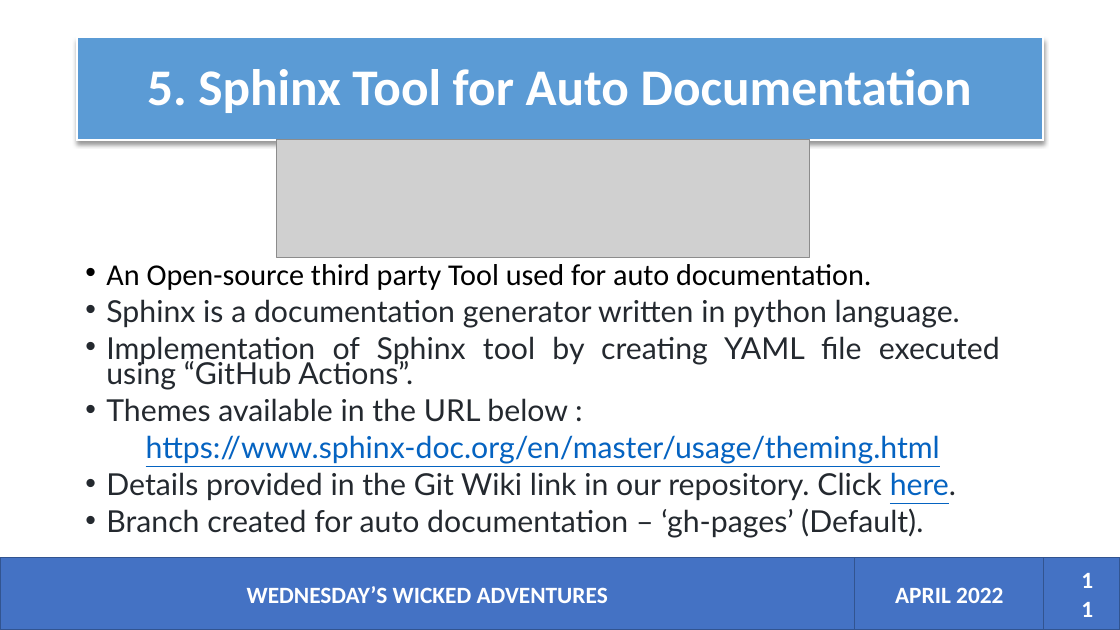
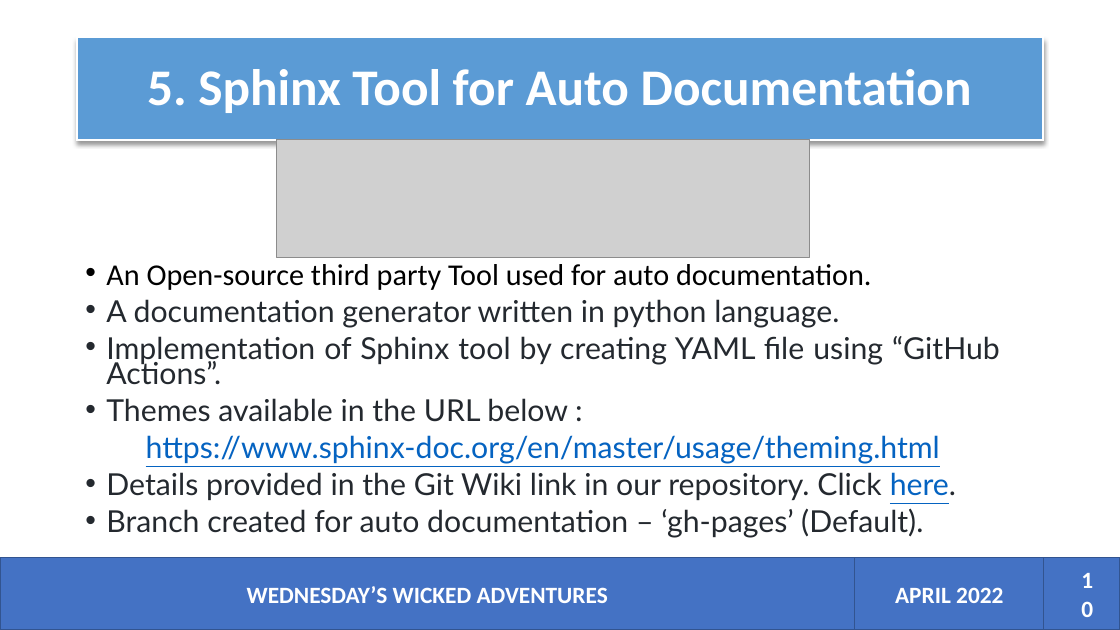
Before and after one commit to devopslecturer/awmsc2022, a slide deck: slide 10 of Wicked Adventures.pptx (slide 11 before the commit). Drawn at 1120x630 pixels with LibreOffice and Linux fonts; fonts in the diff are those of the drawing; grey boxes stand for pictures. Boxes give left, top, right and bottom in pixels: in the first picture for what was removed or moved away, otherwise in the second. Text is boxed around its words. In the diff, an @@ line names an element or a change of style, - is before the commit and + after.

```diff
--- a/Wicked Adventures.pptx
+++ b/Wicked Adventures.pptx
@@ text at bbox=[106, 299, 1000, 385]: text changed @@
-• Sphinx is a documentation generator written in python language.
-• Implementation of Sphinx tool by creating YAML file executed using “GitHub Actions”.
+• A documentation generator written in python language.
+• Implementation of Sphinx tool by creating YAML file using “GitHub Actions”.
@@ page number at bbox=[1063, 577, 1102, 611]: text changed @@
-11
+10
```
Also in this commit, not shown: 1 slide removed.
